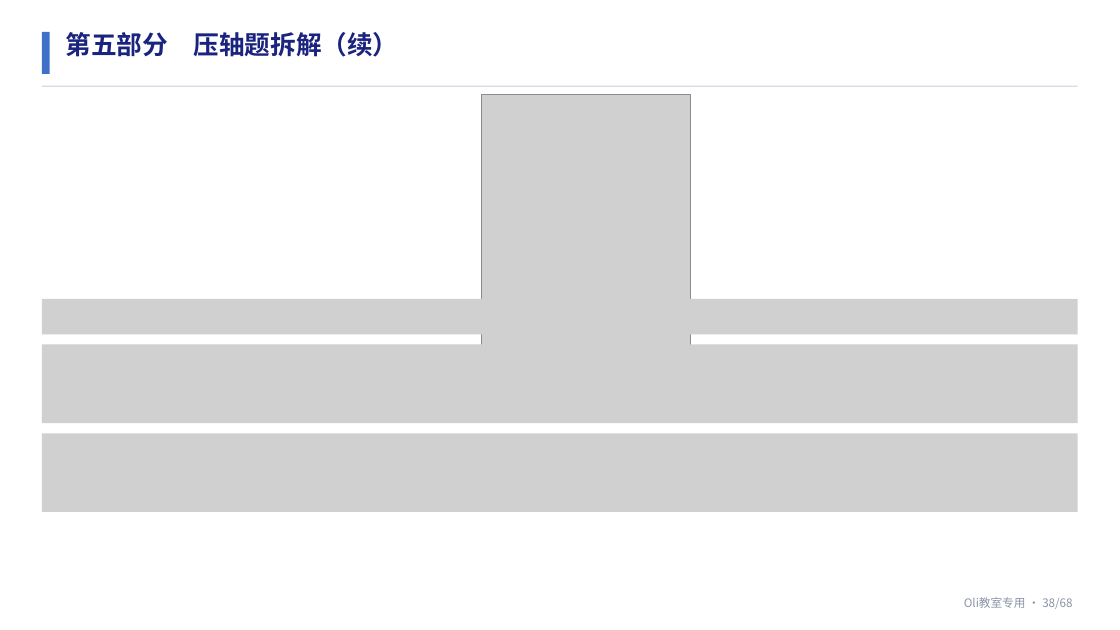
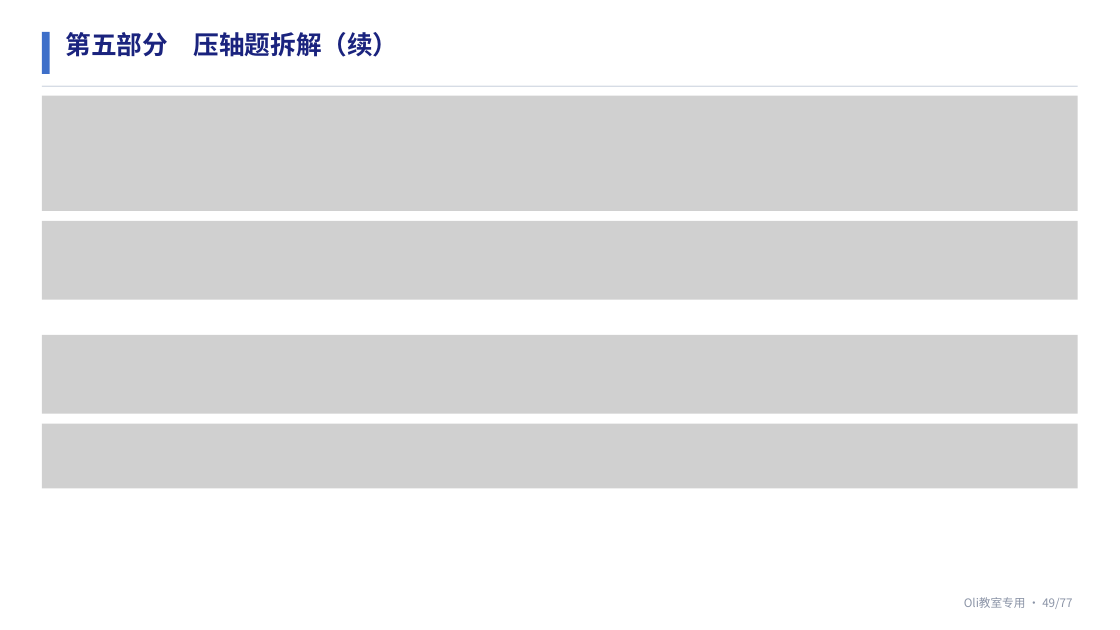
Before and after one commit to TiantianYeTTY/math-teaching-ppt, a slide deck: slide 49 of assets/九年级期中考点梳理教学课件_定稿参考.pptx (slide 38 before the commit). Drawn at 1120x630 pixels with LibreOffice and Linux fonts; fonts in the diff are those of the drawing; grey boxes stand for pictures. Boxes give left, top, right and bottom in pixels: in the first picture for what was removed or moved away, otherwise in the second. Text is boxed around its words. In the diff, an @@ line names an element or a change of style, - is before the commit and + after.

```diff
--- a/assets/九年级期中考点梳理教学课件_定稿参考.pptx
+++ b/assets/九年级期中考点梳理教学课件_定稿参考.pptx
@@ picture added at [42, 96, 1078, 211] @@
@@ picture removed at [482, 94, 691, 359] @@
@@ picture added at [42, 221, 1078, 300] @@
@@ picture removed at [42, 299, 1078, 334] @@
@@ picture: place and size @@
-picture at [42, 344, 1078, 423]
+picture at [42, 335, 1078, 414]
@@ picture: place and size @@
-picture at [42, 434, 1078, 513]
+picture at [42, 423, 1078, 488]
@@ text at [964, 597, 1072, 609]: text changed @@
-Oli教室专用 · 38/68
+Oli教室专用 · 49/77
```
Also in this commit, not shown: 66 other slides changed, 10 slides added, 1 slide removed, 5 other files.
